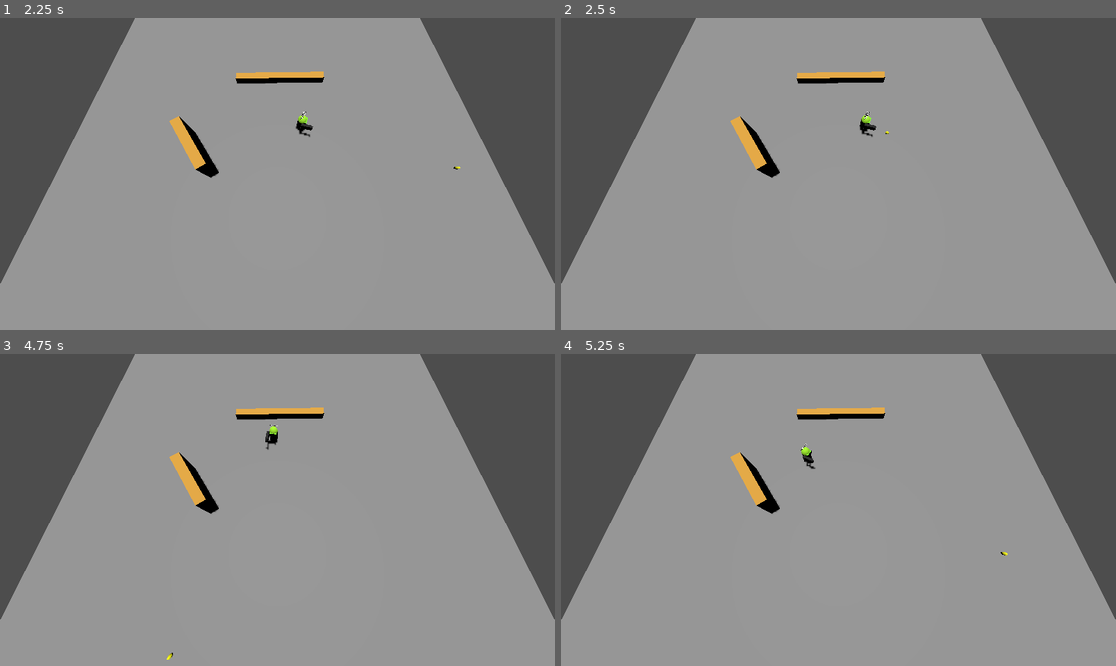
Above: before the commit, frames 1-4 (two rows, left to right).
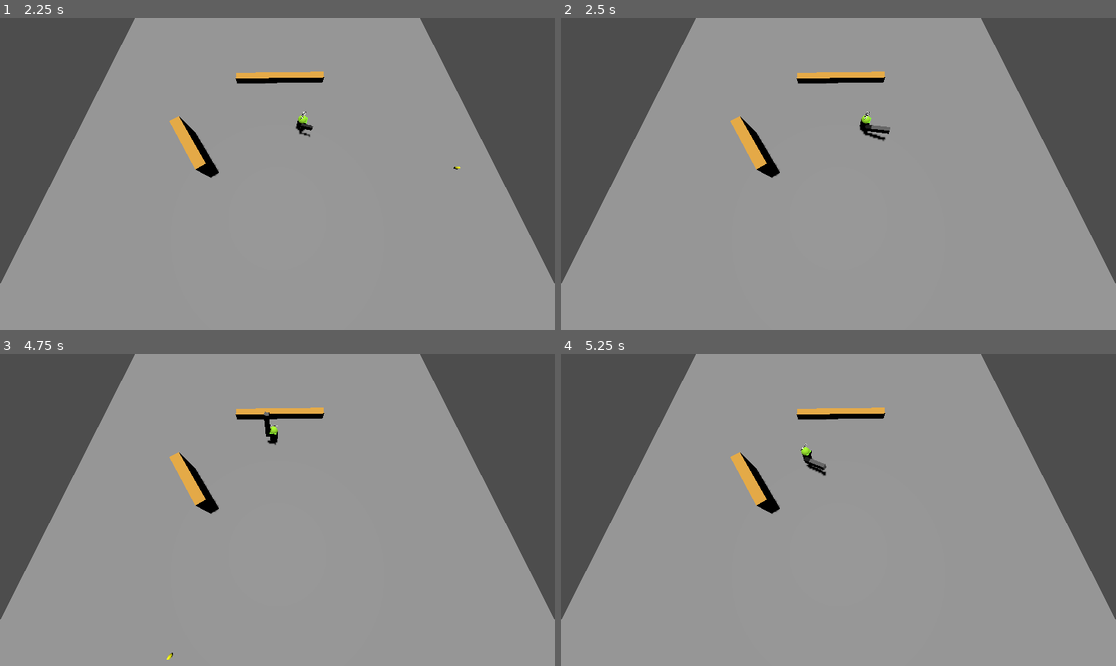
Above: after the commit, the same moments.

Repository: leutine/godot-test-project
Game: Godot game, scene res://main.tscn
Same seed, same stepped clock (60 frames per second), same inputs: the game is played once before the commit and once after it.
Inputs (mouse positions are in pixels of both pictures, inside the frame that each line leads up to):
- Up to frame 1 (2.25 s): click (199, 130) at 0.52 s; type "Alex" at 0.6 s; click (277, 183) at 0.75 s; type "12" at 0.83 s; click "Host" at 1.25 s; tap Enter (ui_accept) at 2 s; move the mouse to (399, 158) at 2.02 s; press the mouse at (399, 158) at 2.03 s; hold D (move_right) from 2.03 s (still down)
- Up to frame 2 (2.5 s): keep holding D (move_right); tap Enter (ui_accept) at 2.27 s; tap Q (swap_weapon) at 2.3 s
- Up to frame 3 (4.75 s): tap Enter (ui_accept) at 2.57, 3.02, 3.05, 3.32, 3.6, 4.52 s; move the mouse to (166, 525) at 2.77 s; release D (move_right) at 2.78 s; release the mouse at (166, 525) at 2.78 s; hold S (move_backward) 2.78-3.53 s; tap Q (swap_weapon) at 2.85, 4.55 s; move the mouse to (333, 441) at 3.52 s; press the mouse at (333, 441) at 3.53 s; hold D (move_right) 3.53-4.28 s; move the mouse to (249, 572) at 4.27 s; release the mouse at (249, 572) at 4.28 s; hold W (move_forward) from 4.28 s (still down); tap Shift (dodge) at 4.35 s; click (249, 572) at 4.42 s
- Up to frame 4 (5.25 s): tap Enter (ui_accept) at 4.82, 5 s; move the mouse to (1005, 556) at 5.02 s; release W (move_forward) at 5.03 s; press the mouse at (1005, 556) at 5.03 s; hold A (move_left) from 5.03 s (still down)

Frame 1 is identical in both runs. In frame 2, 0.1% of the frame differs, in the area x 54-60%, y 33-40%; in frame 3, less than 0.1%; in frame 4, 0.1%.

Commit message:
add weapon swapping

Diff:
--- a/test-project/GunController.gd
+++ b/test-project/GunController.gd
@@ -1,24 +1,31 @@
 extends Node
 
-@export var starting_weapon: PackedScene
+@export var weapons: Array[PackedScene]
+@onready var current_weapon = 0
 
 var hand: Marker3D
 var equipped_weapon: Node3D
 
 func _ready():
 	hand = get_parent().find_child("Hand")
-	if starting_weapon:
-		equip_weapon(starting_weapon)
+	equip_weapon(weapons[current_weapon])
 
 
 func equip_weapon(weapon: PackedScene):
 	if equipped_weapon:
 		equipped_weapon.queue_free()
-	else:
-		equipped_weapon = weapon.instantiate()
-		hand.add_child(equipped_weapon)
+	equipped_weapon = weapon.instantiate()
+	hand.add_child(equipped_weapon)
+
 
 @rpc("call_local")
 func shoot():
 	if equipped_weapon:
 		equipped_weapon.shoot()
+
+
+@rpc("call_local")
+func swap():
+	var next_weapon = (current_weapon + 1) % weapons.size()
+	equip_weapon(weapons[next_weapon])
+	current_weapon = next_weapon
--- a/test-project/player.gd
+++ b/test-project/player.gd
@@ -20,6 +20,7 @@
 
 
 signal spawned_mob
+signal swapped_weapon
 
 
 func get_mouse_position():
@@ -68,7 +69,6 @@
 func _unhandled_input(_event: InputEvent) -> void:
 	if not is_multiplayer_authority(): return
 	if Input.is_action_just_pressed("ui_accept"):
-		print("reset!")
 		position = start_position
 		velocity = Vector3.ZERO
 
@@ -76,6 +76,9 @@
 
 	if Input.is_action_just_pressed("spawn_mob"):
 		spawn_mob.rpc(mouse_position)
+
+	if Input.is_action_just_pressed("swap_weapon"):
+		swap_weapon.rpc()
 
 
 func _ready():
@@ -102,3 +105,9 @@
 
 func set_player_name(new_name: String):
 	name_label.text = new_name
+
+
+@rpc("call_local")
+func swap_weapon():
+	gun_controller.swap.rpc()
+	swapped_weapon.emit()
--- a/test-project/player.tscn
+++ b/test-project/player.tscn
@@ -1,9 +1,10 @@
-[gd_scene load_steps=10 format=3 uid="uid://co5plf8mt2t47"]
+[gd_scene load_steps=11 format=3 uid="uid://co5plf8mt2t47"]
 
 [ext_resource type="Script" path="res://player.gd" id="1_ar8oh"]
 [ext_resource type="Script" path="res://GunController.gd" id="2_8nl12"]
-[ext_resource type="PackedScene" uid="uid://7c03sqbjd8vg" path="res://gun.tscn" id="3_uooqv"]
+[ext_resource type="PackedScene" uid="uid://dgajcf43paht0" path="res://sword.tscn" id="3_dcl53"]
 [ext_resource type="PackedScene" uid="uid://b5bjduqwda6j3" path="res://dodge.tscn" id="4_7ic7g"]
+[ext_resource type="PackedScene" uid="uid://7c03sqbjd8vg" path="res://gun.tscn" id="4_a8la2"]
 
 [sub_resource type="CapsuleMesh" id="CapsuleMesh_5q03q"]
 
@@ -69,7 +70,7 @@
 
 [node name="GunController" type="Node" parent="."]
 script = ExtResource("2_8nl12")
-starting_weapon = ExtResource("3_uooqv")
+weapons = Array[PackedScene]([ExtResource("4_a8la2"), ExtResource("3_dcl53")])
 
 [node name="NameLabel" type="Label3D" parent="."]
 transform = Transform3D(1, 0, 0, 0, 0.518579, 0.85503, 0, -0.85503, 0.518579, 0, 2.23991, 0)
